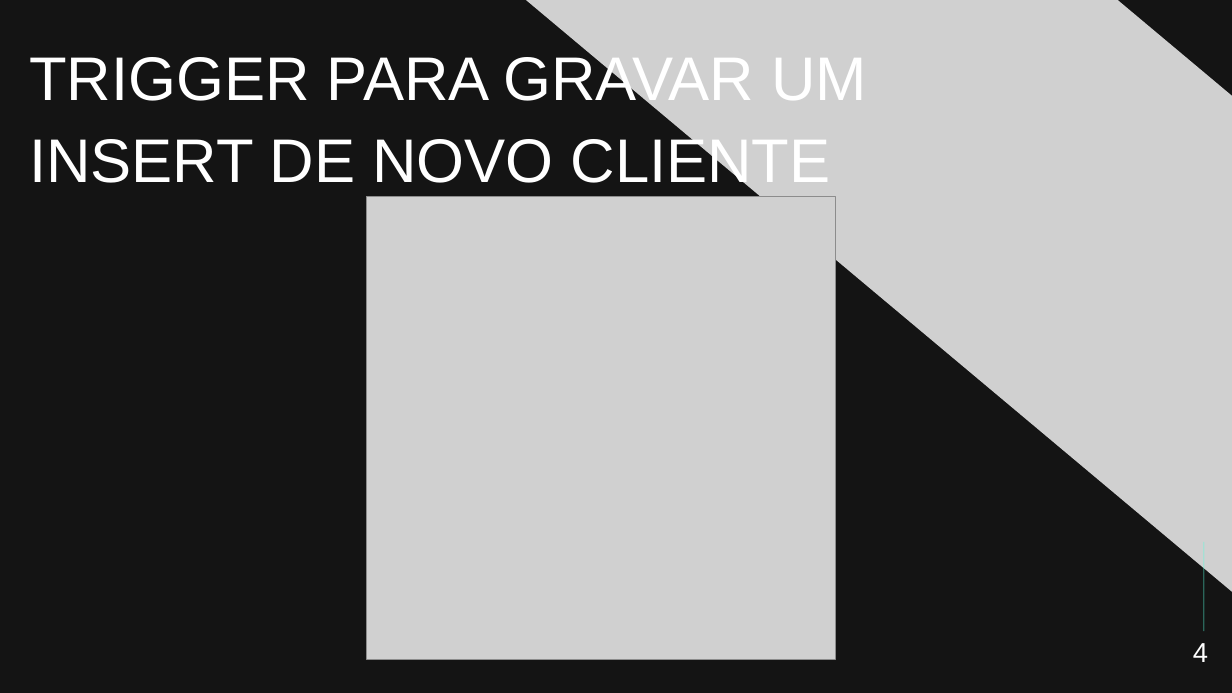
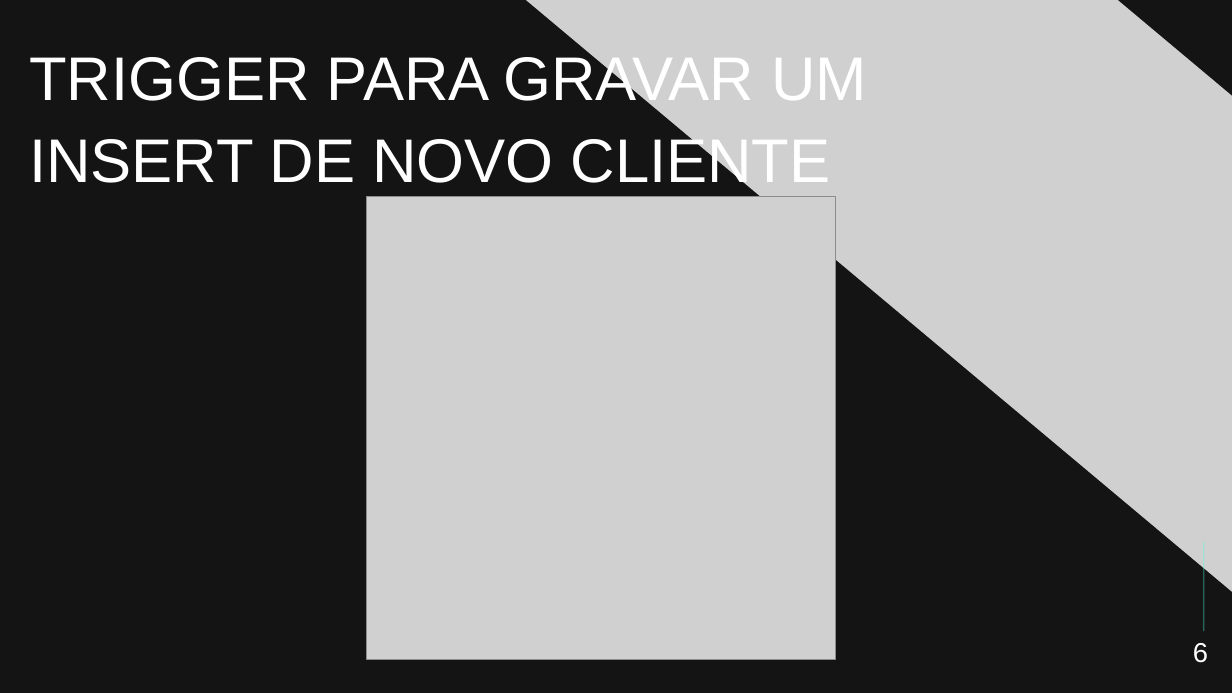
Before and after one commit to diaraujo115/BANCO-DE-DADOS, a slide deck: slide 6 of projeto dam/Projet Banco de Dados[1].pptx. Drawn at 1232x693 pixels with LibreOffice and Linux fonts; fonts in the diff are those of the drawing; grey boxes stand for pictures. Boxes give left, top, right and bottom in pixels: in the first picture for what was removed or moved away, otherwise in the second. Text is boxed around its words. In the diff, an @@ line names an element or a change of style, - is before the commit and + after.

```diff
--- a/projeto dam/Projet Banco de Dados[1].pptx
+++ b/projeto dam/Projet Banco de Dados[1].pptx
@@ text at (1193, 643, 1208, 663): text changed @@
-4
+6
```
Also in this commit, not shown: 5 other slides changed.
